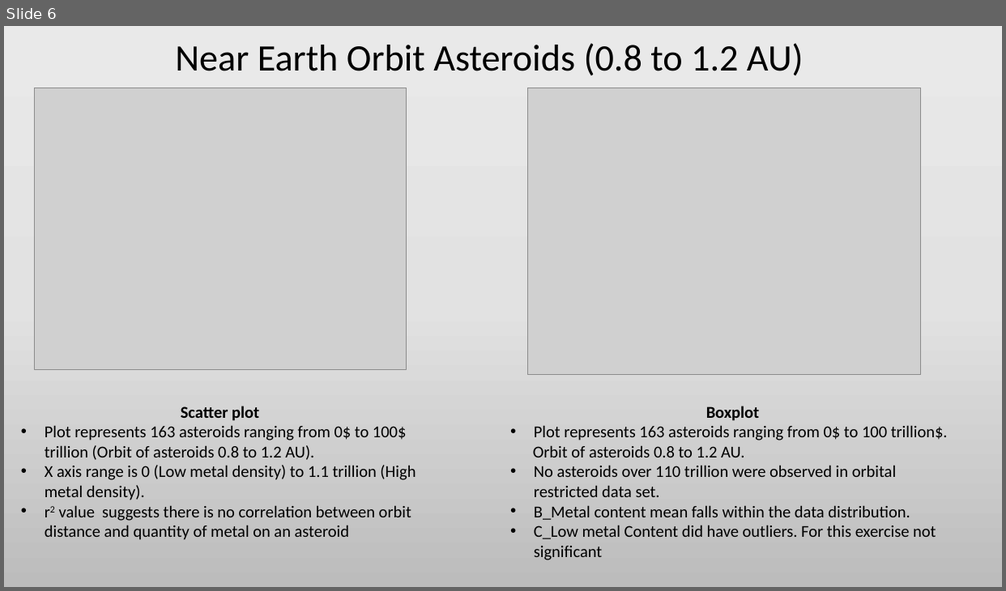
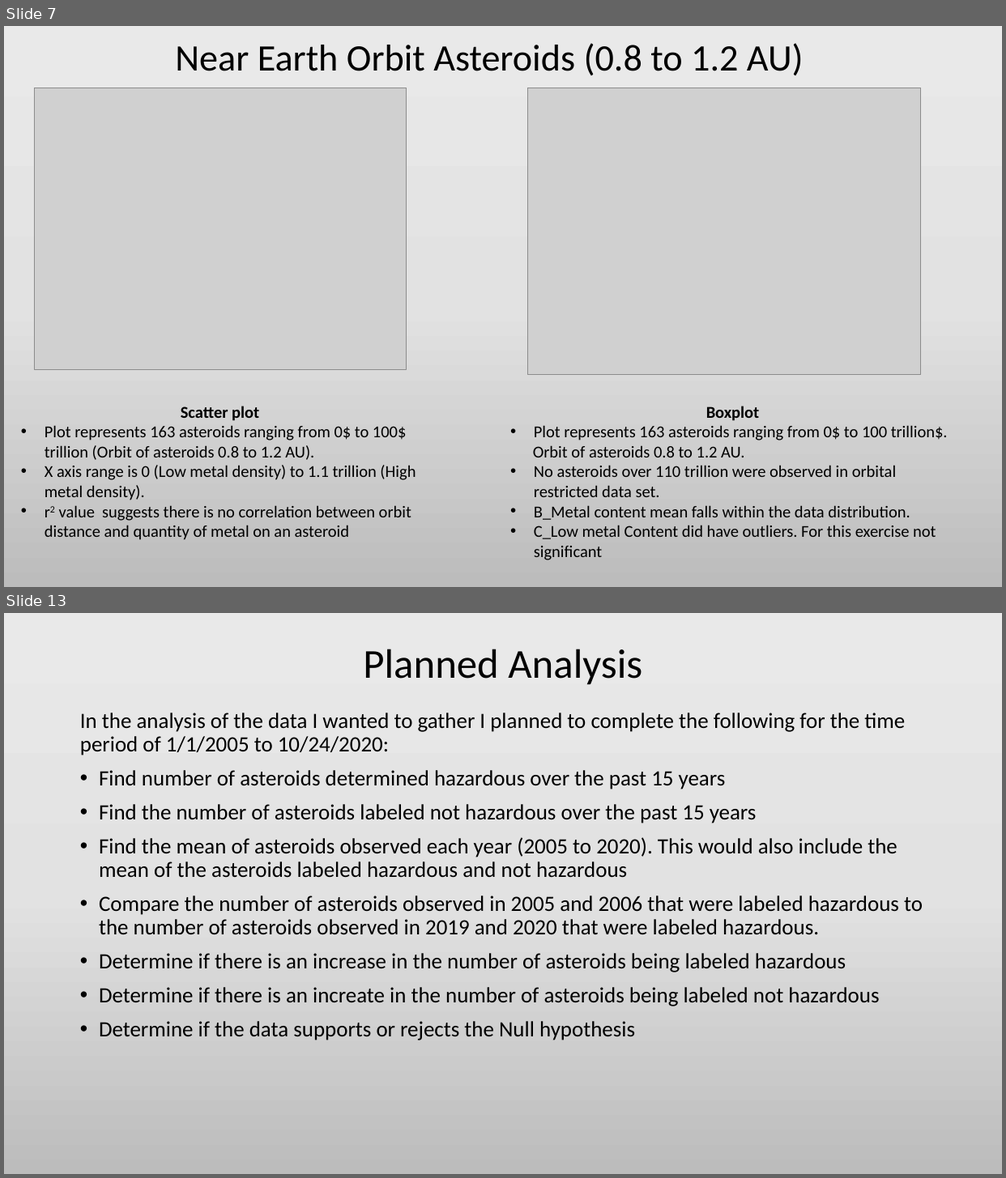
Before and after one commit to Efritch/asteroids_group_g, a slide deck: asteroid_analysisFinal.pptx. Shown one above the other, each under a label of ours: slide 6 before the commit, slides 7 and 13 after it; the slides between them are not shown. The pictures are 1006x591 and 1006x1178 pixels, drawn with LibreOffice and Linux fonts; fonts in the diff are those of the drawing; grey boxes stand for pictures. Boxes give left, top, right and bottom in pixels: in the first picture for what was removed or moved away, otherwise in the second. Text is boxed around its words. In the diff, an @@ line names an element or a change of style, - is before the commit and + after.

```diff
--- a/asteroid_analysisFinal.pptx
+++ b/asteroid_analysisFinal.pptx
@@ slide 13 added at box(4, 613, 1002, 1174), background gradient #EBEAEA to #E4E3E3 to #BDBCBC @@
@@ title added at box(363, 649, 642, 685), 39.6 pt, text #000000 @@
+Planned Analysis
@@ text added at box(80, 713, 923, 1041), 21 pt, text #000000 @@
+In the analysis of the data I wanted to gather I planned to complete the following for the time period of 1/1/2005 to 10/24/2020:
+• Find number of asteroids determined hazardous over the past 15 years
+• Find the number of asteroids labeled not hazardous over the past 15 years
+• Find the mean of asteroids observed each year (2005 to 2020). This would also include the mean of the asteroids labeled hazardous and not hazardous
+• Compare the number of asteroids observed in 2005 and 2006 that were labeled hazardous to the number of asteroids observed in 2019 and 2020 that were labeled hazardous.
+• Determine if there is an increase in the number of asteroids being labeled hazardous
+• Determine if there is an increate in the number of asteroids being labeled not hazardous
+• Determine if the data supports or rejects the Null hypothesis
@@ what was slide 6 is now slide 7 @@
```
Also in this commit, not shown: 7 slides changed, 8 other slides added, 3 slides removed.
